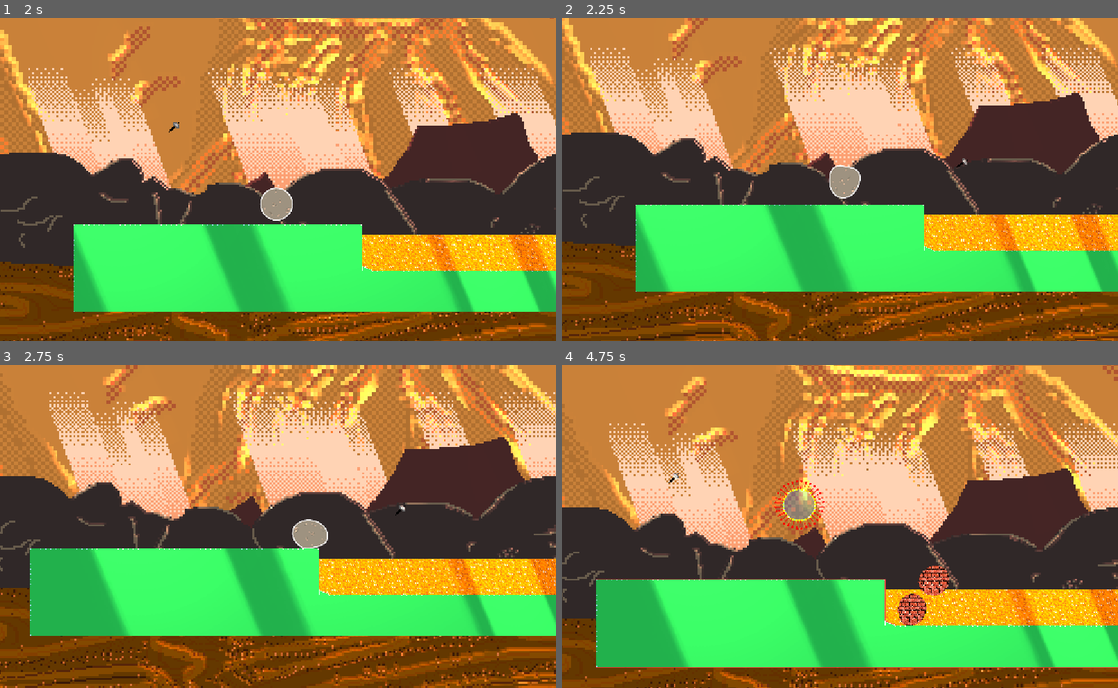
Above: before the commit, frames 1-4 (two rows, left to right).
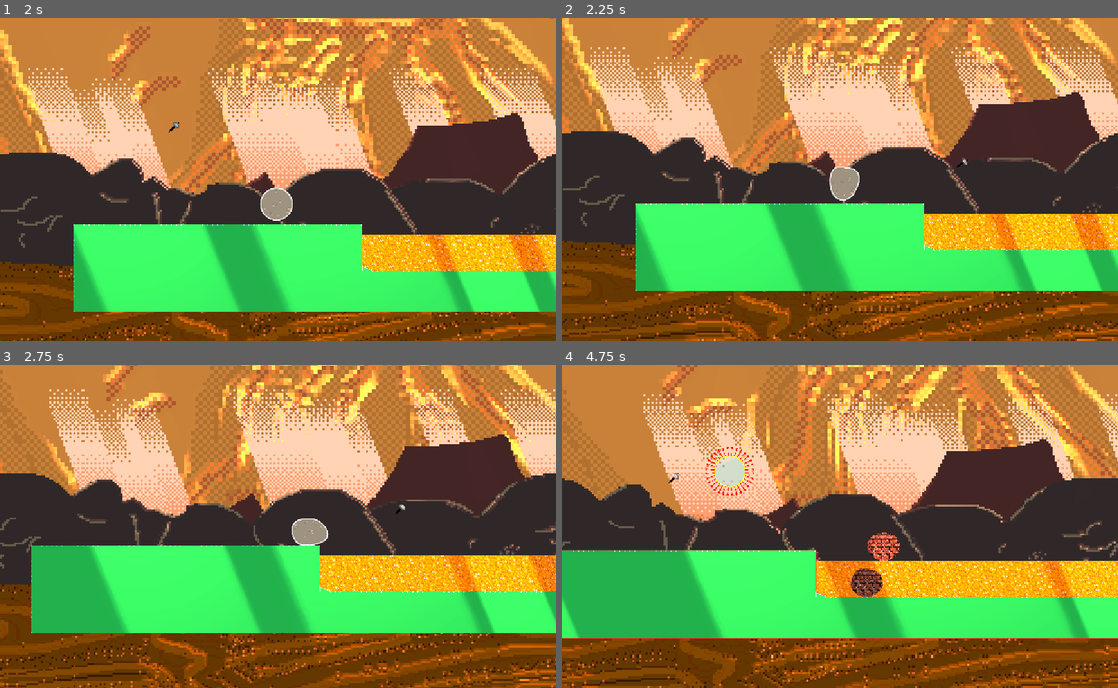
Above: after the commit, the same moments.

Repository: Yaheeha-Baheeha/rock-hard
Game: Godot game, scene res://menu.tscn
Two runs of this game, one before a commit and one after it. Both use one fixed random seed, a clock stepped at 60 frames per second and the inputs below. The engine's default icon, where the game draws it, is replaced by a stand-in: a white triangle on a blue panel in a dark square.
Inputs (mouse positions are in pixels of both pictures, inside the frame that each line leads up to):
- Up to frame 1 (2 s): click (278, 198) at 0.5 s; click (172, 127) at 1.25 s
- Up to frame 2 (2.25 s): tap Enter (ui_accept) at 2 s; move the mouse to (962, 163) at 2.02 s; hold D (right) from 2.03 s (still down); hold Space (jump) from 2.03 s (still down); click (962, 163) at 2.17 s
- Up to frame 3 (2.75 s): keep holding D (right); keep holding Space (jump)
- Up to frame 4 (4.75 s): release D (right) at 2.75 s; release Space (jump) at 2.75 s; drag from (728, 542) to (812, 591) at 2.77 s; move the mouse to (895, 455) at 3.52 s; hold D (right) 3.53-4.25 s; hold Space (jump) 3.53-4.25 s; tap V at 3.6 s; drag from (812, 591) to (673, 478) at 4.27 s

Frame 1 is identical in both runs. In frame 2, 15% of the frame differs, in the area x 0-100%, y 0-100%; in frame 3, 31%; in frame 4, 66%.

Commit message:
fixed level 2

Diff:
--- a/Player.tscn
+++ b/Player.tscn
@@ -17,6 +17,7 @@
 script = ExtResource("1_root")
 texture = SubResource("CanvasTexture_8v41o")
 max_speed = 1800.0
+jump_strength = 420.0
 
 [node name="SoftBodySphere" type="Node2D" parent="." unique_id=1601510437]
 script = ExtResource("1_3xkec")
--- a/level_2.tscn
+++ b/level_2.tscn
@@ -554,8 +554,9 @@
 [node name="RespawnPoint" type="Marker2D" parent="." unique_id=83837171]
 position = Vector2(133, -94)
 
-[node name="Player" parent="." unique_id=438420809 instance=ExtResource("2_xlxjt")]
-position = Vector2(157, -69)
+[node name="Player" parent="." unique_id=438420809 node_paths=PackedStringArray("obstacle_markers") instance=ExtResource("2_xlxjt")]
+position = Vector2(133, -94)
+obstacle_markers = [NodePath("../Tilemap/TileMapLayer")]
 
 [node name="background" parent="." unique_id=1396150072 instance=ExtResource("3_aocai")]
 z_index = -100
